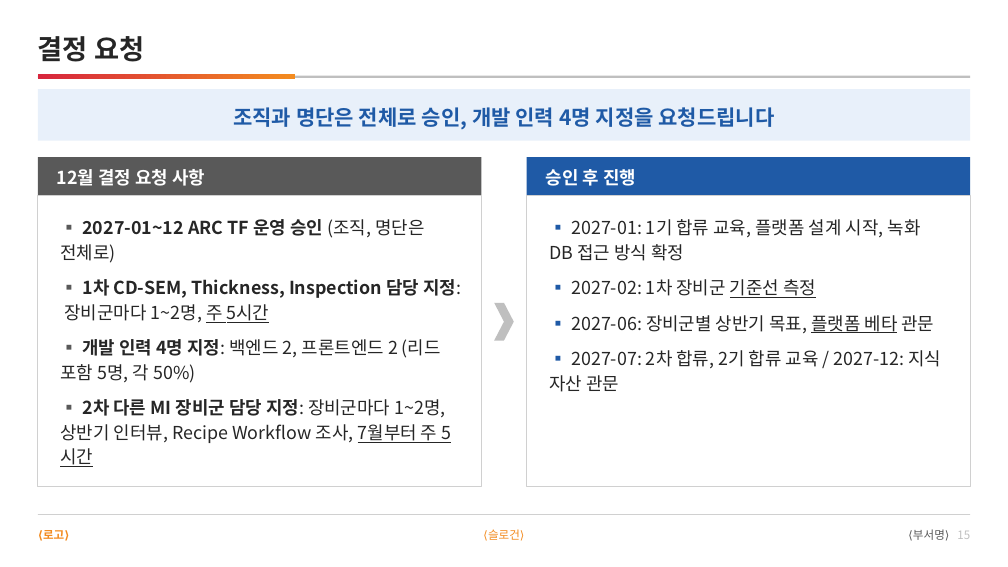
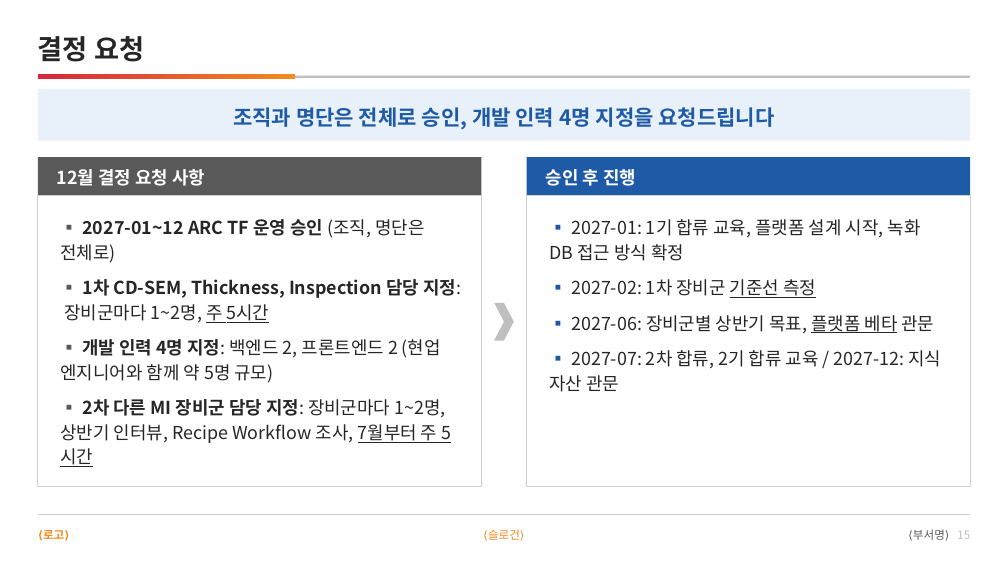
Before and after one commit to DarrenKoi/pm_notes, a slide deck: slide 15 of my-task/arc-tf/deliverables/arc-tf-proposal.pptx. Drawn at 1008x567 pixels with LibreOffice and Linux fonts; fonts in the diff are those of the drawing. Boxes give left, top, right and bottom in pixels: in the first picture for what was removed or moved away, otherwise in the second. Text is boxed around its words. In the diff, an @@ line names an element or a change of style, - is before the commit and + after.

```diff
--- a/my-task/arc-tf/deliverables/arc-tf-proposal.pptx
+++ b/my-task/arc-tf/deliverables/arc-tf-proposal.pptx
@@ text at bbox=[60, 339, 441, 383]: text changed @@
-▪ 개발 인력 4명 지정: 백엔드 2, 프론트엔드 2 (리드 포함 5명, 각 50%)
+▪ 개발 인력 4명 지정: 백엔드 2, 프론트엔드 2 (현업 엔지니어와 함께 약 5명 규모)
```
Also in this commit, not shown: 3 other slides changed, 15 other files.
